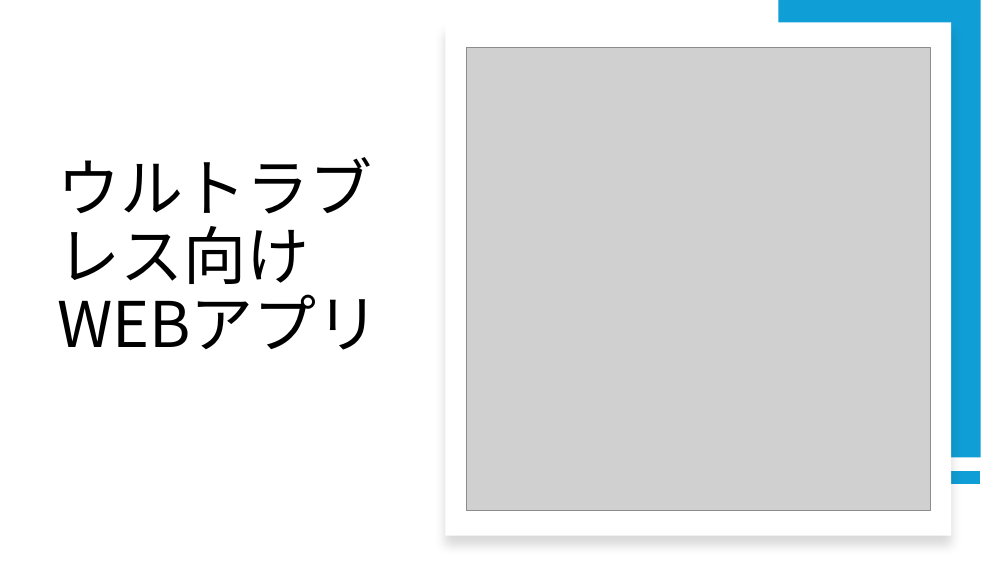
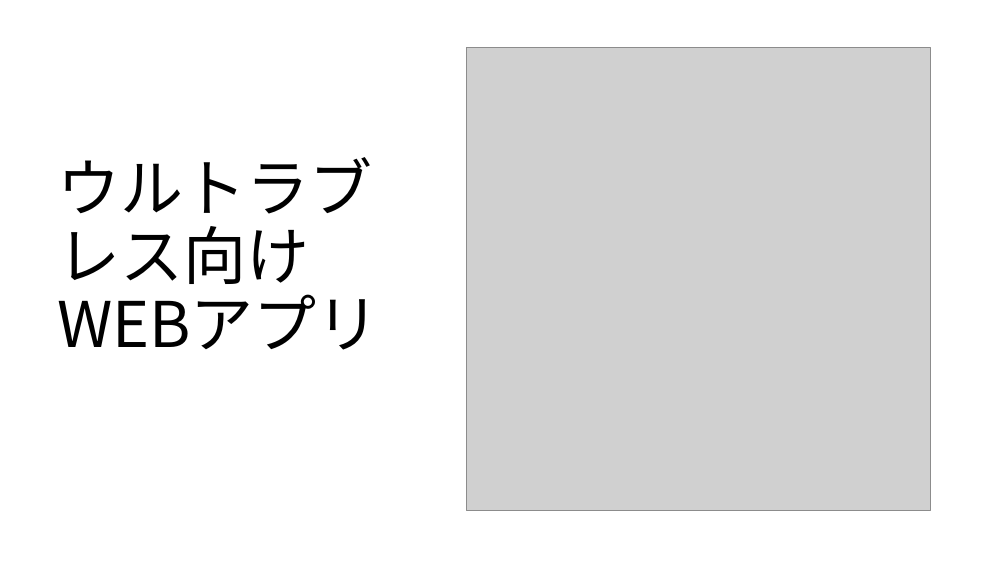
Before and after one commit to renton352/ultrabreath, a slide deck: slide 1 of 資料/ultrabreath_slide8_summary_nfc.pptx. Drawn at 1008x567 pixels with LibreOffice and Linux fonts; fonts in the diff are those of the drawing; grey boxes stand for pictures. Boxes give left, top, right and bottom in pixels: in the first picture for what was removed or moved away, otherwise in the second. Text is boxed around its words. In the diff, an @@ line names an element or a change of style, - is before the commit and + after.

```diff
--- a/資料/ultrabreath_slide8_summary_nfc.pptx
+++ b/資料/ultrabreath_slide8_summary_nfc.pptx
@@ rectangle removed at (x1=445, y1=22, x2=951, y2=535) @@
@@ rectangle removed at (x1=779, y1=0, x2=982, y2=457) @@
@@ line removed from (980, 478) to (779, 478) @@
```
Also in this commit, not shown: 7 other slides changed, 1 other file.
